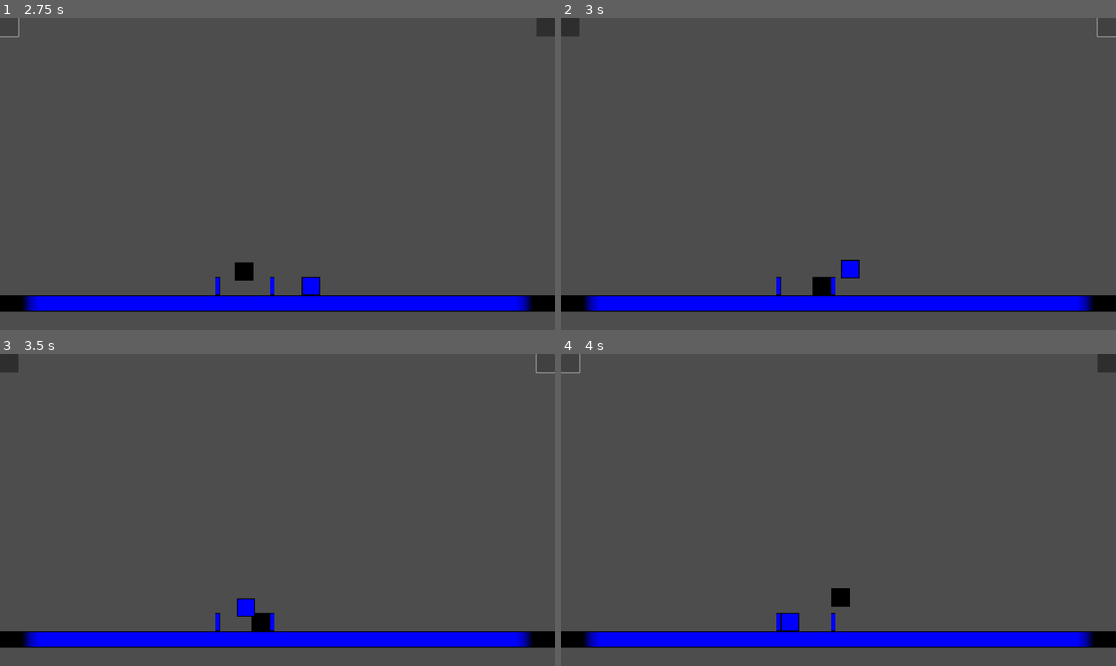
Above: before the commit, frames 1-4 (two rows, left to right).
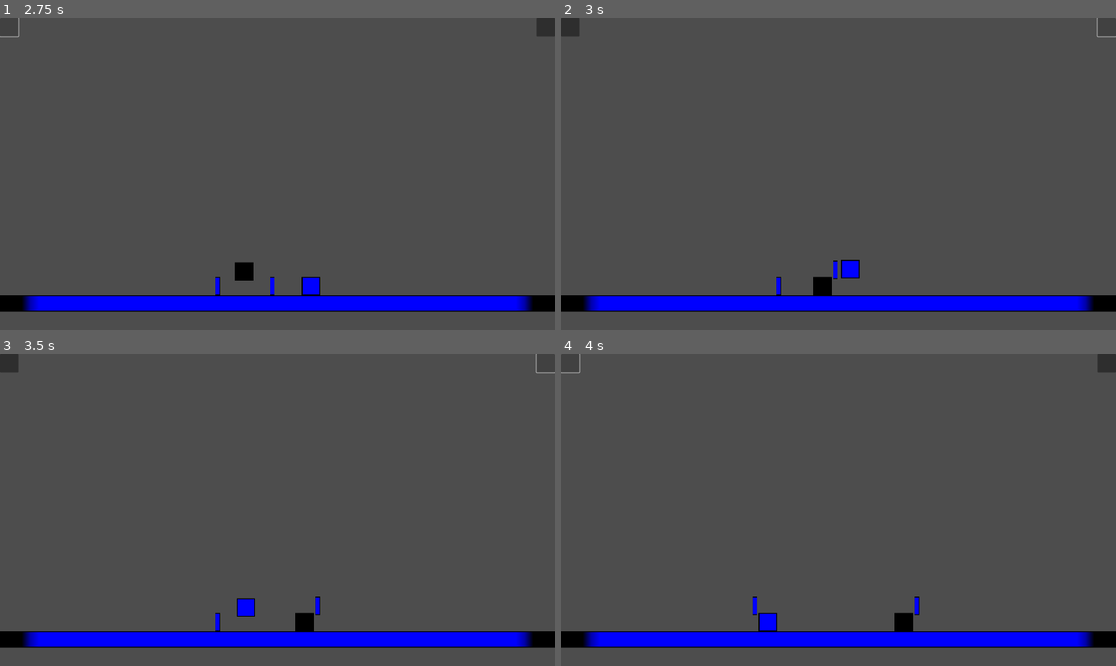
Above: after the commit, the same moments.

Repository: ra314/micro-swords
Game: Godot game, scene res://Main.tscn
Two runs of this game, one before a commit and one after it. Both use one fixed random seed, a clock stepped at 60 frames per second and the inputs below.
Inputs (mouse positions are in pixels of both pictures, inside the frame that each line leads up to):
- Up to frame 1 (2.75 s): click (11, 27) at 0.5 s; click (543, 27) at 1.25 s; click (11, 27) at 2 s
- Up to frame 2 (3 s): click (1104, 27) at 2.75 s
- Up to frame 3 (3.5 s): no input
- Up to frame 4 (4 s): click (572, 363) at 3.5 s

Frame 1 is identical in both runs. In frame 2, less than 0.1% of the frame differs, in the area x 45-50%, y 77-89%; in frame 3, 0.5%; in frame 4, 1.0%, in the area x 34-65%, y 75-89%.

Commit message:
Added some of the ability to pickup a sword.

Diff:
--- /dev/null
+++ b/ConstData.gd
@@ -0,0 +1,4 @@
+class_name ConstData
+const DIR_TO_RELATIVE_SWORD_POS = {
+	ENUMS.DIRECTION.RIGHT: Vector2(-56, 56),
+	ENUMS.DIRECTION.LEFT: Vector2(8, 56)}
--- a/Sword.gd
+++ b/Sword.gd
@@ -55,6 +55,8 @@
 	if direction == ENUMS.DIRECTION.LEFT:
 		velocity.x *= -1
 	state = ENUMS.SWORD_STATE.THROWN
+	# Enable collision with the ground
+	set_collision_mask_value(ENUMS.COLLISION_LAYER.FLOOR, true)
 
 func die():
 	queue_free()
--- a/Swordsman.gd
+++ b/Swordsman.gd
@@ -13,19 +13,21 @@
 func approx_equal(x, y):
 	return abs(y-x) < 0.1
 
-func get_sword(item: ENUMS.HELD_ITEM):
+func get_sword(item: ENUMS.HELD_ITEM) -> Sword:
 	if item == ENUMS.HELD_ITEM.SWORD_1:
 		return $"../Sword1"
 	if item == ENUMS.HELD_ITEM.SWORD_2:
 		return $"../Sword2"
 	assert(false)
+	return null
 
-func get_swordsman(man: ENUMS.SWORDSMAN):
+func get_swordsman(man: ENUMS.SWORDSMAN) -> Swordsman:
 	if man == ENUMS.SWORDSMAN.BLACK:
 		return $"../Black"
 	if man == ENUMS.SWORDSMAN.BLUE:
 		return $"../Blue"
 	assert(false)
+	return null
 
 func _physics_process(delta):
 	# Add the gravity.
@@ -67,6 +69,7 @@
 				pickup_sword(sword)
 		ENUMS.SWORD_STATE.THROWN:
 			if last_held_item != sword.sword_name:
+				print("die")
 				die()
 				sword.die()
 		_:
@@ -78,10 +81,12 @@
 		get_sword(held_item).die()
 
 func pickup_sword(sword: Sword):
-	print("pickup")
+	held_item = sword.sword_name
+	sword.position = position-ConstData.DIR_TO_RELATIVE_SWORD_POS[direction]
+	sword.state = ENUMS.SWORD_STATE.HELD
+	sword.direction = direction
 
 func change_collision_with_sword(sword: Sword, enable: bool):
-	sword.set_collision_mask_value(ENUMS.COLLISION_LAYER.FLOOR, enable)
 	sword.set_collision_mask_value(ENUMS.COLLISION_LAYER.SWORDSMAN, enable)
 	match sword.sword_name:
 		ENUMS.HELD_ITEM.SWORD_1:
@@ -91,15 +96,20 @@
 		_:
 			assert(false)
 
+func enable_sword_collision_if_possible(sword: Sword):
+	for swordsman_enum in ENUMS.SWORDSMAN.values():
+			var swordsman := get_swordsman(swordsman_enum)
+			if swordsman.held_item == ENUMS.HELD_ITEM.NONE:
+				swordsman.change_collision_with_sword(sword, true)
+
 func action():
 	if held_item == ENUMS.HELD_ITEM.NONE:
 		if is_on_floor():
 			velocity.y = JUMP_VELOCITY
 	else:
-		# Enable collisions with the floor and the player
+		# Enable collisions between the sword and the swordsman
 		var sword: Sword = get_sword(held_item)
-		get_swordsman(ENUMS.SWORDSMAN.BLACK).change_collision_with_sword(sword, true)
-		get_swordsman(ENUMS.SWORDSMAN.BLUE).change_collision_with_sword(sword, true)
-		sword.action(direction)
 		last_held_item = held_item
 		held_item = ENUMS.HELD_ITEM.NONE
+		enable_sword_collision_if_possible(sword)
+		sword.action(direction)
